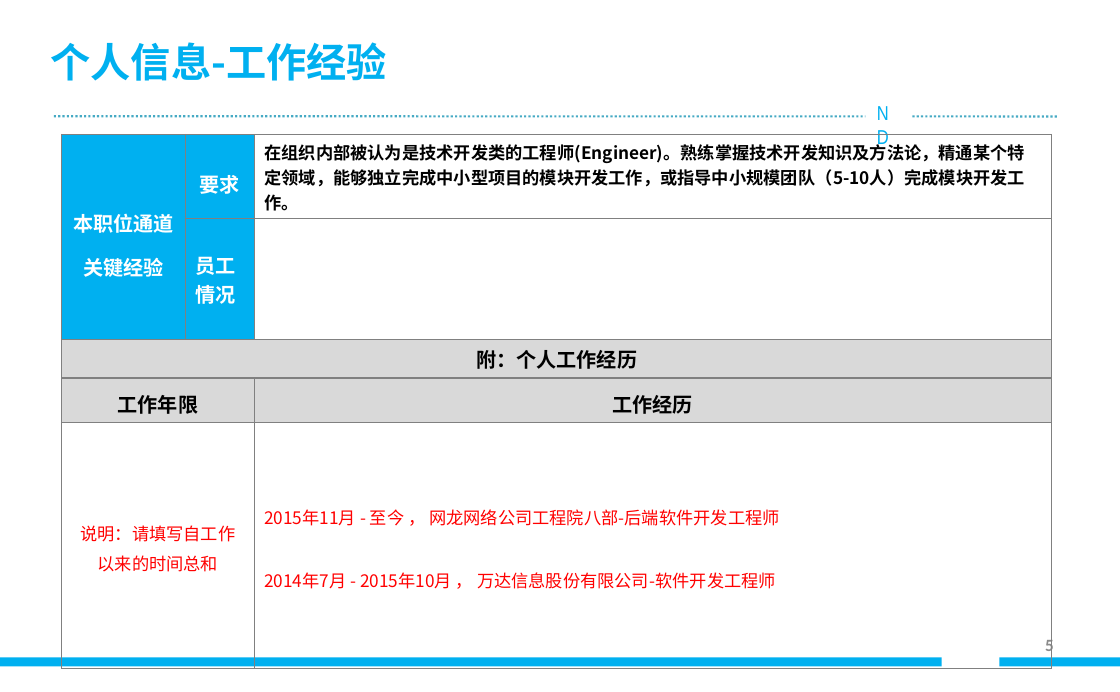
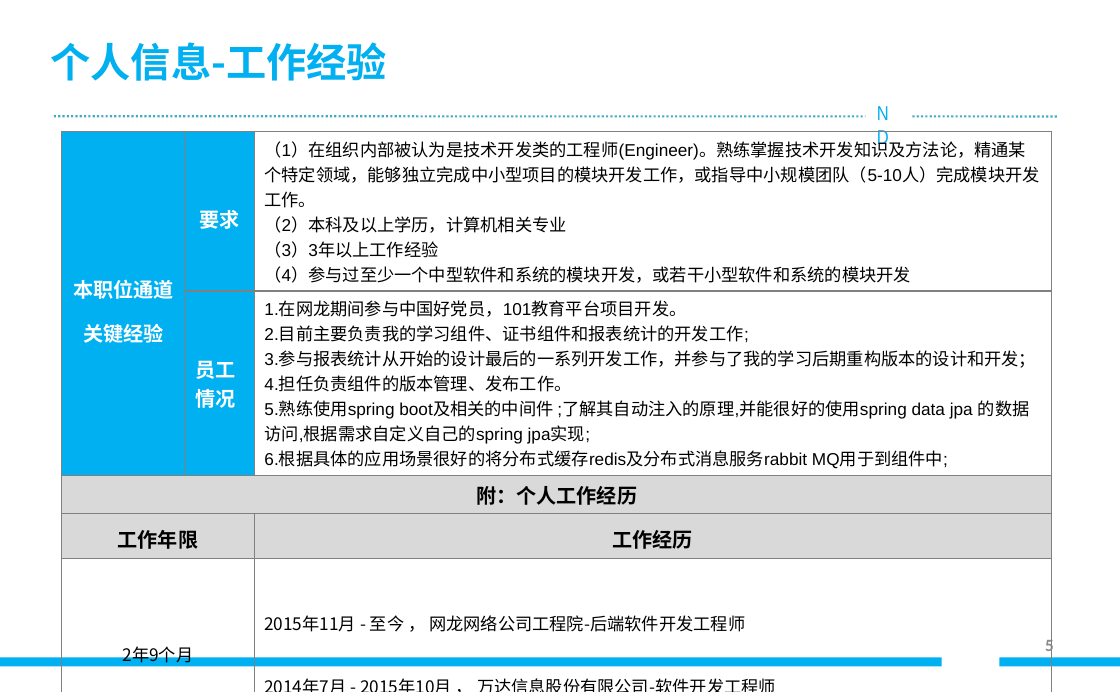
Before and after one commit to fzdxyhr/project_for_word, a slide deck: slide 5 of 员工晋升陈述材料_6级及以下(1).pptx. Drawn at 1120x692 pixels with LibreOffice and Linux fonts; fonts in the diff are those of the drawing; background and template pictures are left out. Boxes give left, top, right and bottom in pixels: in the first picture for what was removed or moved away, otherwise in the second. Text is boxed around its words. In the diff, an @@ line names an element or a change of style, - is before the commit and + after.

```diff
--- a/员工晋升陈述材料_6级及以下(1).pptx
+++ b/员工晋升陈述材料_6级及以下(1).pptx
@@ table at (62, 132, 1052, 680) @@
-row 1, column 3: 在组织内部被认为是技术开发类的工程师(Engineer)。熟练掌握技术开发知识及方法论，精通某个特定领域，能够独立完成中小型项目的模块开发工作，或指导中小规模团队（5-10人）完成模块开发工作。
+row 1, column 3: （1）在组织内部被认为是技术开发类的工程师(Engineer)。熟练掌握技术开发知识及方法论，精通某个特定领域，能够独立完成中小型项目的模块开发工作，或指导中小规模团队（5-10人）完成模块开发工作。 / （2）本科及以上学历，计算机相关专业 / （3）3年以上工作经验 / （4）参与过至少一个中型软件和系统的模块开发，或若干小型软件和系统的模块开发
-row 2, column 3: 
+row 2, column 3: 1.在网龙期间参与中国好党员，101教育平台项目开发。 / 2.目前主要负责我的学习组件、证书组件和报表统计的开发工作; / 3.参与报表统计从开始的设计最后的一系列开发工作，并参与了我的学习后期重构版本的设计和开发； / 4.担任负责组件的版本管理、发布工作。 / 5.熟练使用spring boot及相关的中间件 ;了解其自动注入的原理,并能很好的使用spring data jpa 的数据访问,根据需求自定义自己的spring jpa实现; / 6.根据具体的应用场景很好的将分布式缓存redis及分布式消息服务rabbit MQ用于到组件中;
-row 5, column 1: 说明：请填写自工作以来的时间总和
+row 5, column 1: 2年9个月
-row 5, column 3: 2015年11月 - 至今 ， 网龙网络公司工程院八部-后端软件开发工程师 / 2014年7月 - 2015年10月 ， 万达信息股份有限公司-软件开发工程师
+row 5, column 3: 2015年11月 - 至今 ， 网龙网络公司工程院-后端软件开发工程师 / 2014年7月 - 2015年10月 ， 万达信息股份有限公司-软件开发工程师
```
Also in this commit, not shown: 3 other slides changed, 3 other files.
